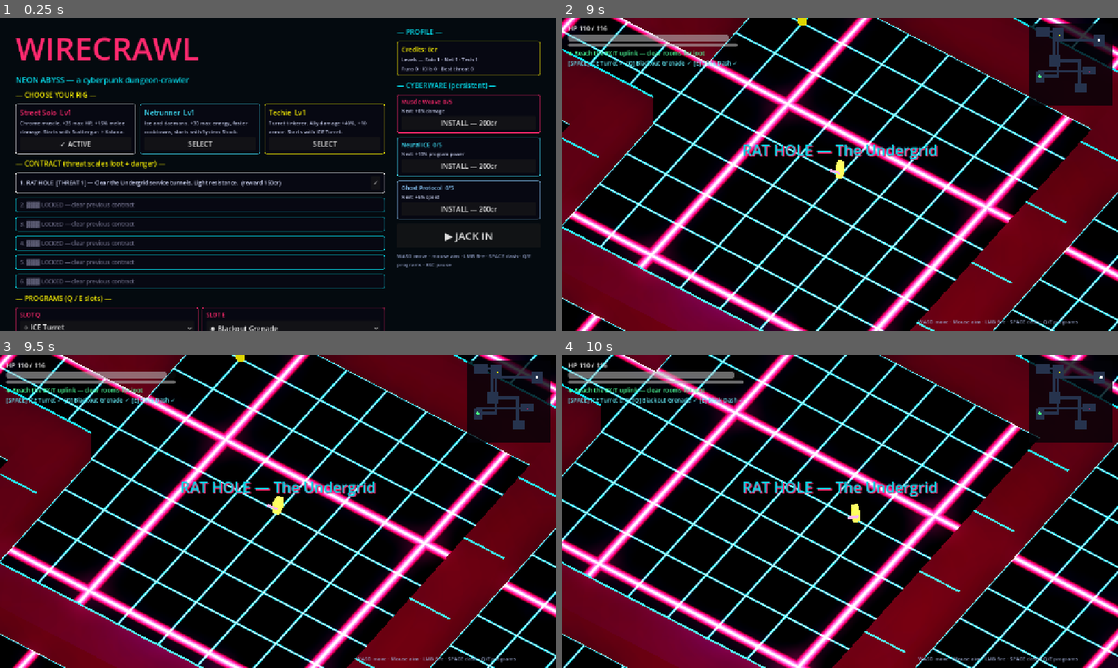
Above: before the commit, frames 1-4 (two rows, left to right).
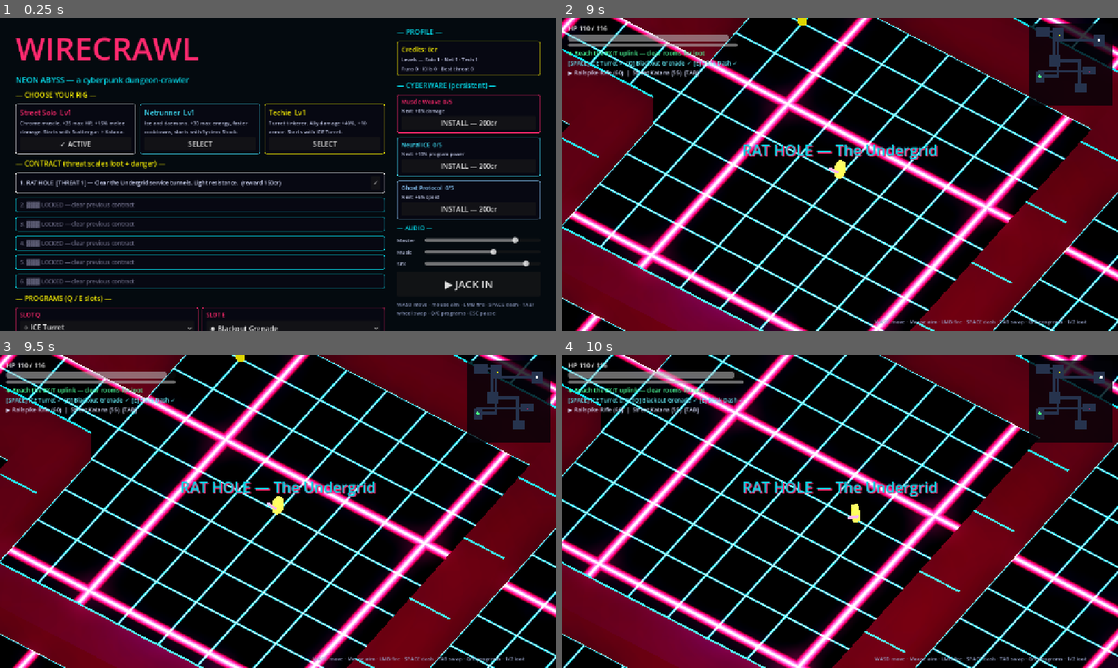
Above: after the commit, the same moments.

Repository: eternaldensity/WireCrawl
Game: Godot game, scene res://scenes/Main.tscn
The game is run twice, just before and just after one commit, with the same random seed, the same clock (stepped at 60 frames per second) and the same inputs.
Inputs (mouse positions are in pixels of both pictures, inside the frame that each line leads up to):
- Up to frame 1 (0.25 s): no input
- Up to frame 2 (9 s): click "✓ ACTIVE" at 0.5 s; click "SELECT" at 1.25 s; click "SELECT" at 2 s; click "SELECT" at 2.75 s; click "✓ ACTIVE" at 3.5 s; click "✓" at 4.25 s; click "⌖ ICE Turret" at 5 s; click "✸ Blackout Grenade" at 5.75 s; click "INSTALL — 200cr" at 6.5 s; click "INSTALL — 200cr" at 7.25 s; click "INSTALL — 200cr" at 8 s; click "▶ JACK IN" at 8.75 s
- Up to frame 3 (9.5 s): no input
- Up to frame 4 (10 s): tap Enter at 9.5 s; move the mouse to (962, 495) at 9.52 s; press the mouse at (962, 495) at 9.53 s; hold D (move_right) from 9.53 s (still down); tap Space (dash) at 9.6 s

The runs differ from the first frame. In frame 1, 1.4% of the frame differs, in the area x 71-96%, y 66-96%; in frame 2, 0.6%; in frame 3, 0.6%; in frame 4, 0.5%.

Commit message:
v0.3 loadout depth: weapon swap, loot choice, elites, pillars, dmg numbers
- Dual-weapon loadout (origin arm + sidearm), TAB/wheel swap, per-slot equip
- Loot-choice HUD panel with side-by-side DPS compare ([1]/[2]/click, 14s)
- Elite champions (12%: +80% HP, gold ring, bonus loot), cover pillars in
  large rooms, damage numbers on heavy/killing hits
- Title audio sliders persisted to profile; controls hints updated
- Rust: WCDungeonRust rooms export, ClassDB-preferred layout with fallback,
  determinism contract corrected to structural equivalence
- Verified: import clean, SimTest 63/63, balance mirror ALL PASS,
  cargo test 3/3, cdylib links + loads on 4.7.2, Rust-gen dungeon connected
  in-engine (binaries gitignored; template + sources committed)

Diff:
--- a/scripts/Main.gd
+++ b/scripts/Main.gd
@@ -30,6 +30,17 @@
 	_add_key("dash", [KEY_SPACE, KEY_SHIFT])
 	_add_key("program_1", [KEY_Q])
 	_add_key("program_2", [KEY_E])
+	_add_key("equip_1", [KEY_1])
+	_add_key("equip_2", [KEY_2])
+	if not InputMap.has_action("swap_weapon"):
+		InputMap.add_action("swap_weapon")
+		var tab := InputEventKey.new()
+		tab.physical_keycode = KEY_TAB
+		InputMap.action_add_event("swap_weapon", tab)
+		for wheel in [MOUSE_BUTTON_WHEEL_UP, MOUSE_BUTTON_WHEEL_DOWN]:
+			var mbw := InputEventMouseButton.new()
+			mbw.button_index = wheel
+			InputMap.action_add_event("swap_weapon", mbw)
 	if not InputMap.has_action("fire"):
 		InputMap.add_action("fire")
 		var mb := InputEventMouseButton.new()
@@ -134,6 +145,10 @@
 	right.add_child(_label("— CYBERWARE (persistent) —", NEON_CYAN, 16))
 	for track in ["muscle", "ice", "ghost"]:
 		right.add_child(_cyberware_row(track))
+	right.add_child(_label("— AUDIO —", NEON_CYAN, 14))
+	right.add_child(_volume_row("master_vol", "Master"))
+	right.add_child(_volume_row("music_vol", "Music"))
+	right.add_child(_volume_row("sfx_vol", "SFX"))
 	var launch := Button.new()
 	launch.text = "▶ JACK IN"
 	launch.custom_minimum_size = Vector2(0, 56)
@@ -142,7 +157,7 @@
 	launch.pressed.connect(func():
 		AudioDirector.play("ui")
 		start_dungeon())
-	var hint := _label("WASD move · mouse aim · LMB fire · SPACE dash · Q/E programs · ESC pause", Color(0.55, 0.6, 0.75), 12)
+	var hint := _label("WASD move · mouse aim · LMB fire · SPACE dash · TAB/wheel swap · Q/E programs · ESC pause", Color(0.55, 0.6, 0.75), 12)
 	right.add_child(hint)
 
 func _label(t: String, c: Color, fs: int) -> Label:
@@ -265,6 +280,24 @@
 		v.add_child(_label("MAXED", NEON_YELLOW, 11))
 	return p
 
+func _volume_row(setting: String, title: String) -> Control:
+	var h := HBoxContainer.new()
+	var l := _label(title, Color(0.75, 0.78, 0.9), 12)
+	l.custom_minimum_size = Vector2(60, 0)
+	h.add_child(l)
+	var slider := HSlider.new()
+	slider.min_value = 0.0
+	slider.max_value = 1.0
+	slider.step = 0.01
+	slider.value = float(SaveSystem.profile.get("settings", {}).get(setting, 0.8))
+	slider.size_flags_horizontal = Control.SIZE_EXPAND_FILL
+	h.add_child(slider)
+	slider.value_changed.connect(func(v: float):
+		SaveSystem.profile["settings"][setting] = v
+		SaveSystem.save_profile()
+		_apply_volumes())
+	return h
+
 func _rain_lines(parent: Control) -> void:
 	# subtle animated scanline overlay (cheap cyberpunk vibe)
 	var lines := ColorRect.new()
@@ -278,9 +311,14 @@
 	_clear()
 	var c: Dictionary = GameDB.CONTRACTS[clampi(sel_contract, 0, GameDB.CONTRACTS.size() - 1)]
 	var starter := LootFactory.roll_weapon(int(c["threat"]), 0.0, GameDB.ORIGINS[sel_origin]["weapon"], "common")
+	# Dual loadout: origin weapon + opposite-range sidearm (TAB/wheel swaps).
+	var side_id := "katana"
+	if GameDB.WEAPONS[starter["weapon_id"]]["slot"] == "melee":
+		side_id = "smg"
+	var sidearm := LootFactory.roll_weapon(1, 0.0, side_id, "common")
 	var armor := [LootFactory.roll_armor(1, 0.0)]
 	var progs: Array = [sel_prog1, sel_prog2, "blink"]
-	RunManager.start_run(sel_origin, c, starter, armor, progs)
+	RunManager.start_run(sel_origin, c, starter, sidearm, armor, progs)
 	dungeon = WCDungeon.new()
 	dungeon.setup(c)  # must run before add_child: _ready builds from layout
 	add_child(dungeon)
@@ -294,7 +332,9 @@
 	add_child(hud)
 	hud.dungeon = dungeon
 	hud.obj_label.text = "◈ Reach the EXIT uplink — clear rooms for loot"
-	dungeon.loot_offered.connect(func(item): hud._on_loot(item))
+	dungeon.loot_offered.connect(func(item):
+		hud._on_loot(item)
+		hud.show_loot(item))
 	dungeon.extraction_ready.connect(func(): hud.announce("EXTRACT — HEAD TO THE GREEN BEAM", Color(0.3, 1.0, 0.5)))
 	if not RunManager.run_ended.is_connected(_on_run_ended):
 		RunManager.run_ended.connect(_on_run_ended)
--- a/scripts/dungeon/Dungeon.gd
+++ b/scripts/dungeon/Dungeon.gd
@@ -32,7 +32,21 @@
 	contract = p_contract
 	threat = int(p_contract.get("threat", 1))
 	var room_target: int = int(p_contract.get("rooms", 9))
-	layout = DungeonGen.generate(threat, room_target)
+	layout = _generate_layout(threat, room_target)
+
+static func rust_available() -> bool:
+	return ClassDB.class_exists("WCDungeonRust")
+
+func _generate_layout(p_threat: int, room_target: int) -> Dictionary:
+	## Prefer the compiled Rust core when present; GDScript fallback otherwise.
+	if rust_available():
+		var rust = ClassDB.instantiate("WCDungeonRust")
+		var seed := randi()
+		var d: Dictionary = rust.call("generate", seed, p_threat, room_target)
+		rust.free()
+		if not d.is_empty() and (d.get("rooms") as Array).size() >= room_target:
+			return d
+	return DungeonGen.generate(p_threat, room_target)
 
 func _ready() -> void:
 	_build_environment()
@@ -335,6 +349,39 @@
 			placed += 1
 			if placed > 40:
 				break
+		# cover pillars in large rooms (combat geometry)
+		if room.size.x >= 10 and room.size.y >= 9 and rng.randf() < 0.55:
+			var center := Vector2i(room.position.x + room.size.x / 2, room.position.y + room.size.y / 2)
+			for _pi in rng.randi_range(1, 2):
+				var pc := Vector2i(rng.randi_range(room.position.x + 2, room.position.x + room.size.x - 3),
+					rng.randi_range(room.position.y + 2, room.position.y + room.size.y - 3))
+				if pc == center or pc == center + Vector2i(1, 0):
+					continue
+				if tiles[pc.y * w + pc.x] == DungeonGen.TILE_VOID:
+					continue
+				_pillar(props, _cell_to_world(pc), rng)
+
+func _pillar(parent: Node, pos: Vector3, rng: RandomNumberGenerator) -> void:
+	var pillar := MeshInstance3D.new()
+	var bm := BoxMesh.new()
+	bm.size = Vector3(2.2, 4.2, 2.2)
+	pillar.mesh = bm
+	var mat := StandardMaterial3D.new()
+	mat.albedo_color = Color(0.04, 0.04, 0.09)
+	mat.emission_enabled = true
+	mat.emission = Color(0.02, 0.85, 0.91) if rng.randf() < 0.5 else Color(1.0, 0.16, 0.43)
+	mat.emission_energy_multiplier = 0.7
+	mat.metallic = 0.6
+	mat.roughness = 0.45
+	pillar.material_override = mat
+	pillar.position = pos + Vector3(0, 2.1, 0)
+	parent.add_child(pillar)
+	var cs := CollisionShape3D.new()
+	var bs := BoxShape3D.new()
+	bs.size = Vector3(2.2, 4.2, 2.2)
+	cs.shape = bs
+	cs.position = pillar.position
+	parent.add_child(cs)
 
 func _holo_pillar(parent: Node, pos: Vector3, col: Color) -> void:
 	var pillar := MeshInstance3D.new()
@@ -452,6 +499,9 @@
 			var ek := _pick_enemy(rng, keys)
 			var e := WCEnemy.spawn(self, ek, _cell_to_world(cell) + Vector3(0, 0.5, 0), threat)
 			e.dungeon = self
+			if rng.randf() < 0.12 and not e.is_boss:
+				e.make_elite()
+				float_text(e.global_position + Vector3(0, 2.6, 0), "★ ELITE", Color(0.976, 0.941, 0.008))
 			enemies_alive += 1
 		# loot chest in loot rooms
 		if _room_has_tile(room, DungeonGen.TILE_LOOT):
@@ -546,13 +596,15 @@
 		WCPickup.spawn(self, e.global_position, "health", 15)
 	if rng.randf() < 0.12:
 		WCPickup.spawn(self, e.global_position, "energy", 20)
-	var drop_chance := 0.10 + 0.03 * threat + (0.5 if e.is_boss else 0.0)
+	var drop_chance := 0.10 + 0.03 * threat + (0.5 if e.is_boss else 0.0) + (0.35 if e.elite else 0.0)
 	if rng.randf() < drop_chance:
-		var item := LootFactory.roll_weapon(threat, RunManager.luck + (1.0 if e.is_boss else 0.0))
+		var item := LootFactory.roll_weapon(threat, RunManager.luck + (1.0 if e.is_boss else 0.0) + (0.5 if e.elite else 0.0))
 		RunManager.register_loot(item)
 		WCPickup.spawn(self, e.global_position, "loot", 0, item)
 		float_text(e.global_position + Vector3(0, 3, 0),
 			"◈ " + String(item["name"]), GameDB.RARITY_COLORS[item["rarity"]])
+	if e.elite:
+		float_text(e.global_position + Vector3(0, 4, 0), "ELITE DOWN", Color(0.976, 0.941, 0.008))
 	if e.is_boss:
 		RunManager.boss_dead = true
 		float_text(e.global_position + Vector3(0, 4, 0), "TARGET DOWN — EXTRACT!", Color(0.3, 1.0, 0.5))
@@ -619,15 +671,11 @@
 		best.statuses["shocked"] = 3.0
 
 func offer_loot(item: Dictionary) -> void:
+	## Loot choice flows to the HUD panel ([1]/[2]/click); no auto-equip.
 	loot_offered.emit(item)
-	# auto-compare: equip if strictly better DPS and same-or-better rarity tier
-	var cur: Dictionary = RunManager.loadout.get("primary", {})
-	if cur.is_empty() or float(item.get("dps", 0)) > float(cur.get("dps", 0)) * 1.08:
-		RunManager.loadout["primary"] = item
-		player.weapon = item
-		player.wbase = GameDB.WEAPONS[String(item.get("weapon_id", "smg"))]
-		float_text(player.global_position + Vector3(0, 2.6, 0),
-			"AUTO-EQUIPPED: " + String(item["name"]), GameDB.RARITY_COLORS[item["rarity"]])
+	if player != null and is_instance_valid(player):
+		float_text(player.global_position + Vector3(0, 3.0, 0),
+			"◈ " + String(item["name"]), GameDB.RARITY_COLORS[item["rarity"]])
 
 # ---------------- FX ----------------
 func hitstop(scale := 0.25, dur := 0.06) -> void:
@@ -637,6 +685,23 @@
 	await get_tree().create_timer(dur, true, false, true).timeout
 	if token == _slowmo_token and not get_tree().paused:
 		Engine.time_scale = 1.0
+
+func spawn_damage_number(pos: Vector3, amount: float, killing := false) -> void:
+	var label := Label3D.new()
+	label.text = "%d" % int(amount)
+	label.font_size = 96 if killing else 48
+	label.pixel_size = 0.008
+	label.modulate = Color(0.976, 0.941, 0.008) if killing else Color(1, 1, 1, 0.9)
+	label.outline_size = 8
+	label.billboard = BaseMaterial3D.BILLBOARD_ENABLED
+	label.no_depth_test = true
+	float_layer.add_child(label)
+	label.global_position = pos + Vector3(randf_range(-0.4, 0.4), 0, 0)
+	var tw := label.create_tween()
+	tw.set_parallel(true)
+	tw.tween_property(label, "position:y", label.position.y + 1.2, 0.55)
+	tw.tween_property(label, "modulate:a", 0.0, 0.55)
+	tw.chain().tween_callback(label.queue_free)
 
 func float_text(pos: Vector3, text: String, color: Color) -> void:
 	var label := Label3D.new()
--- a/scripts/entities/Enemy.gd
+++ b/scripts/entities/Enemy.gd
@@ -27,6 +27,7 @@
 var target: Node3D = null
 var flying := false
 var dead := false
+var elite := false
 var _t := 0.0
 var _body: MeshInstance3D
 var _ring: MeshInstance3D
@@ -127,6 +128,22 @@
 	scale = Vector3.ONE * 0.05
 	var pop := create_tween()
 	pop.tween_property(self, "scale", Vector3.ONE, 0.32).set_trans(Tween.TRANS_BACK).set_ease(Tween.EASE_OUT)
+
+func make_elite() -> void:
+	## Champion modifier: +80% HP, +25% dmg, gold ring, bonus loot on death.
+	if elite or is_boss:
+		return
+	elite = true
+	max_hp *= 1.8
+	hp = max_hp
+	dmg *= 1.25
+	xp *= 2
+	creds *= 2
+	scale *= 1.18
+	if _ring != null:
+		var rm := _ring.material_override as StandardMaterial3D
+		rm.emission = Color(0.976, 0.941, 0.008)
+		rm.albedo_color = rm.emission
 
 func _physics_process(delta: float) -> void:
 	if dead:
@@ -293,6 +310,11 @@
 			return
 	_damage_raw(amount * mult)
 	_flash()
+	# damage numbers for heavy hits and killing blows
+	if dungeon != null and dungeon.has_method("spawn_damage_number"):
+		if hp <= 0.0 or amount * mult >= max_hp * 0.06:
+			dungeon.spawn_damage_number(global_position + Vector3(0, 2.0, 0),
+				amount * mult, hp <= 0.0)
 	if hp <= 0.0:
 		_die()
 
--- a/scripts/entities/Player.gd
+++ b/scripts/entities/Player.gd
@@ -162,6 +162,8 @@
 	# fire
 	if Input.is_action_just_pressed("dash"):
 		try_dash()
+	if InputMap.has_action("swap_weapon") and Input.is_action_just_pressed("swap_weapon"):
+		swap_weapon()
 	if Input.is_action_just_pressed("program_1"):
 		cast_program(0)
 	if Input.is_action_just_pressed("program_2"):
@@ -266,6 +268,34 @@
 			GameDB.DAMAGE_COLORS.get(dtype, Color.WHITE))
 	fired.emit()
 
+func swap_weapon() -> void:
+	var sec: Dictionary = RunManager.loadout.get("secondary", {})
+	if sec.is_empty():
+		return
+	RunManager.loadout["secondary"] = weapon
+	RunManager.loadout["primary"] = sec
+	weapon = sec
+	wbase = GameDB.WEAPONS.get(String(weapon.get("weapon_id", "smg")), GameDB.WEAPONS["smg"])
+	fire_cd = maxf(fire_cd, 0.25)
+	AudioDirector.play("ui")
+	if dungeon != null and dungeon.has_method("float_text"):
+		dungeon.float_text(global_position + Vector3(0, 2.2, 0),
+			"▶ " + String(weapon.get("name", "?")),
+			GameDB.RARITY_COLORS.get(String(weapon.get("rarity", "common")), Color.WHITE))
+
+func equip_item(item: Dictionary, slot: String) -> void:
+	if slot != "primary" and slot != "secondary":
+		slot = "primary"
+	RunManager.loadout[slot] = item
+	if slot == "primary":
+		weapon = item
+		wbase = GameDB.WEAPONS.get(String(item.get("weapon_id", "smg")), GameDB.WEAPONS["smg"])
+	AudioDirector.play("levelup")
+	if dungeon != null and dungeon.has_method("float_text"):
+		dungeon.float_text(global_position + Vector3(0, 2.4, 0),
+			"EQUIPPED [%s]: %s" % [slot.to_upper(), String(item.get("name", "?"))],
+			GameDB.RARITY_COLORS.get(String(item.get("rarity", "common")), Color.WHITE))
+
 func try_dash() -> void:
 	if dash_cd > 0.0:
 		return
--- a/scripts/systems/RunManager.gd
+++ b/scripts/systems/RunManager.gd
@@ -38,10 +38,10 @@
 var boss_spawned := false
 var boss_dead := false
 var extracted := false
-var loadout := {"primary": {}, "armor": [], "programs": ["blink"]}
+var loadout := {"primary": {}, "secondary": {}, "armor": [], "programs": ["blink"]}
 var statuses := {}
 
-func start_run(p_origin: String, p_contract: Dictionary, primary: Dictionary, armor_pieces: Array, programs: Array) -> void:
+func start_run(p_origin: String, p_contract: Dictionary, primary: Dictionary, secondary: Dictionary, armor_pieces: Array, programs: Array) -> void:
 	origin = p_origin
 	contract = p_contract
 	threat = int(p_contract.get("threat", 1))
@@ -68,7 +68,7 @@
 	boss_spawned = false
 	boss_dead = false
 	extracted = false
-	loadout = {"primary": primary, "armor": armor_pieces, "programs": programs}
+	loadout = {"primary": primary, "secondary": secondary, "armor": armor_pieces, "programs": programs}
 	statuses = SynergyEngine.empty_statuses()
 	active = true
 	_apply_armor_stats()
--- a/scripts/ui/HUD.gd
+++ b/scripts/ui/HUD.gd
@@ -14,6 +14,11 @@
 var boss_label: Label
 var boss_box: Control
 var prog_labels: Array = []
+var weapon_label: Label
+var loot_panel: PanelContainer
+var loot_rich: RichTextLabel
+var pending_loot := {}
+var loot_timer := 0.0
 var vignette: ColorRect
 var _feed_lines: Array = []
 var _announce_t := 0.0
@@ -79,6 +84,10 @@
 		l.add_theme_color_override("font_color", Color(0.4, 0.95, 1.0))
 		progs.add_child(l)
 		prog_labels.append(l)
+	weapon_label = Label.new()
+	weapon_label.add_theme_font_size_override("font_size", 13)
+	weapon_label.add_theme_color_override("font_color", Color(0.85, 0.88, 1.0))
+	vitals.add_child(weapon_label)
 	# top-right minimap + threat
 	minimap = _Minimap.new()
 	minimap.custom_minimum_size = Vector2(190, 190)
@@ -124,13 +133,14 @@
 	add_child(announce_label)
 	# controls hint bottom-right
 	var hint := Label.new()
-	hint.text = "WASD move · Mouse aim · LMB fire · SPACE dash · Q/E programs"
+	hint.text = "WASD move · Mouse aim · LMB fire · SPACE dash · TAB swap · Q/E programs · 1/2 loot"
 	hint.set_anchors_preset(Control.PRESET_BOTTOM_RIGHT)
-	hint.position = Vector2(-460, -30)
+	hint.position = Vector2(-560, -30)
 	hint.add_theme_font_size_override("font_size", 12)
 	hint.add_theme_color_override("font_color", Color(0.6, 0.65, 0.8))
 	hint.mouse_filter = Control.MOUSE_FILTER_IGNORE
 	add_child(hint)
+	_build_loot_panel()
 	_refresh_bars()
 
 func _process(delta: float) -> void:
@@ -145,6 +155,17 @@
 		boss_bar.value = (dungeon.boss as WCEnemy).hp
 	elif boss_box != null:
 		boss_box.visible = false
+	if loot_timer > 0.0:
+		loot_timer -= delta
+		if loot_timer <= 0.0:
+			loot_panel.visible = false
+			pending_loot = {}
+	if dungeon != null and dungeon.player != null and is_instance_valid(dungeon.player):
+		var wp: Dictionary = dungeon.player.weapon
+		var ws: Dictionary = RunManager.loadout.get("secondary", {})
+		weapon_label.text = "▶ %s (%.0f)  |  %s (%.0f)  [TAB]" % [
+			String(wp.get("name", "?")), float(wp.get("dps", 0)),
+			String(ws.get("name", "—")), float(ws.get("dps", 0))]
 	# program cooldown labels
 	if dungeon != null and dungeon.player != null and is_instance_valid(dungeon.player):
 		var p: WCPlayer = dungeon.player
@@ -157,6 +178,71 @@
 				(prog_labels[i] as Label).text = "[%s] %s %.1fs" % [key, pd.get("name", "Dash"), cd]
 			else:
 				(prog_labels[i] as Label).text = "[%s] %s ✓" % [key, pd.get("name", "Dash")]
+
+func _build_loot_panel() -> void:
+	loot_panel = PanelContainer.new()
+	loot_panel.set_anchors_preset(Control.PRESET_CENTER_BOTTOM)
+	loot_panel.position = Vector2(-260, -300)
+	loot_panel.custom_minimum_size = Vector2(520, 0)
+	var s := _panel_style(Color(0.976, 0.941, 0.008))
+	loot_panel.add_theme_stylebox_override("panel", s)
+	add_child(loot_panel)
+	var v := VBoxContainer.new()
+	v.add_theme_constant_override("separation", 4)
+	loot_panel.add_child(v)
+	loot_rich = RichTextLabel.new()
+	loot_rich.bbcode_enabled = true
+	loot_rich.fit_content = true
+	loot_rich.scroll_active = false
+	loot_rich.custom_minimum_size = Vector2(500, 90)
+	v.add_child(loot_rich)
+	var row := HBoxContainer.new()
+	row.add_theme_constant_override("separation", 8)
+	v.add_child(row)
+	var b1 := Button.new()
+	b1.text = "[1] PRIMARY"
+	row.add_child(b1)
+	b1.pressed.connect(func(): choose_loot("primary"))
+	var b2 := Button.new()
+	b2.text = "[2] SECONDARY"
+	row.add_child(b2)
+	b2.pressed.connect(func(): choose_loot("secondary"))
+	var bx := Button.new()
+	bx.text = "LEAVE"
+	row.add_child(bx)
+	bx.pressed.connect(func(): loot_panel.visible = false)
+	loot_panel.visible = false
+
+func show_loot(item: Dictionary) -> void:
+	pending_loot = item
+	loot_timer = 14.0
+	var col: Color = GameDB.RARITY_COLORS.get(String(item.get("rarity", "common")), Color.WHITE)
+	var cur1: Dictionary = RunManager.loadout.get("primary", {})
+	var cur2: Dictionary = RunManager.loadout.get("secondary", {})
+	loot_rich.text = "[color=#%s][b]%s[/b][/color] [color=#8888aa](%s, %.0f dps)[/color]\n[color=#aaaabb]vs %s (%.0f) / %s (%.0f) — [1] primary · [2] secondary[/color]" % [
+		col.to_html(false), String(item.get("name", "?")),
+		String(item.get("rarity", "")).capitalize(), float(item.get("dps", 0)),
+		String(cur1.get("name", "—")), float(cur1.get("dps", 0)),
+		String(cur2.get("name", "—")), float(cur2.get("dps", 0))]
+	loot_panel.visible = true
+
+func choose_loot(slot: String) -> void:
+	if pending_loot.is_empty() or dungeon == null:
+		return
+	if dungeon.player != null and is_instance_valid(dungeon.player):
+		dungeon.player.equip_item(pending_loot, slot)
+	pending_loot = {}
+	loot_panel.visible = false
+
+func _unhandled_input(event: InputEvent) -> void:
+	if not loot_panel.visible or pending_loot.is_empty():
+		return
+	if event.is_action_pressed("equip_1"):
+		choose_loot("primary")
+		get_viewport().set_input_as_handled()
+	elif event.is_action_pressed("equip_2"):
+		choose_loot("secondary")
+		get_viewport().set_input_as_handled()
 
 func announce(text: String, color := Color.WHITE) -> void:
 	announce_label.text = text
--- a/tests/SimTest.gd
+++ b/tests/SimTest.gd
@@ -16,6 +16,7 @@
 	_test_run_manager()
 	_test_save_roundtrip()
 	await _test_dungeon_boot()
+	await _test_rust_backend()
 	print("---- SIMTEST: %d passed, %d failed ----" % [passes, failures])
 	get_tree().quit(1 if failures > 0 else 0)
 
@@ -27,6 +28,9 @@
 	_add_test_key("dash", [KEY_SPACE])
 	_add_test_key("program_1", [KEY_Q])
 	_add_test_key("program_2", [KEY_E])
+	_add_test_key("swap_weapon", [KEY_TAB])
+	_add_test_key("equip_1", [KEY_1])
+	_add_test_key("equip_2", [KEY_2])
 	if not InputMap.has_action("fire"):
 		InputMap.add_action("fire")
 
@@ -38,10 +42,23 @@
 		ev.physical_keycode = kc
 		InputMap.action_add_event(action, ev)
 
+func _test_rust_backend() -> void:
+	if not WCDungeon.rust_available():
+		_check(true, "rust_absent_fallback_ok")
+		return
+	_check(true, "rust_backend_present")
+	var rust = ClassDB.instantiate("WCDungeonRust")
+	var d: Dictionary = rust.call("generate", 1234, 3, 9)
+	rust.free()
+	_check(not d.is_empty() and (d.get("rooms") as Array).size() >= 9, "rust_room_count")
+	_check(_connected(d), "rust_dungeon_connected")
+	_check(d.get("rust", false) == true, "rust_backend_flag")
+
 func _test_dungeon_boot() -> void:
 	_ensure_test_input()
 	var starter: Dictionary = LootFactory.roll_weapon(1, 0.0, "smg", "common")
-	RunManager.start_run("solo", GameDB.CONTRACTS[0], starter, [], ["blink", "ice_turret", "blackout"])
+	var sidearm: Dictionary = LootFactory.roll_weapon(1, 0.0, "katana", "common")
+	RunManager.start_run("solo", GameDB.CONTRACTS[0], starter, sidearm, [], ["blink", "ice_turret", "blackout"])
 	var dng := WCDungeon.new()
 	dng.setup(GameDB.CONTRACTS[0])
 	add_child(dng)
@@ -53,6 +70,11 @@
 	_check(dng.cam != null, "dungeon_camera")
 	var foes := get_tree().get_nodes_in_group("enemies")
 	_check(not foes.is_empty(), "enemies_in_tree")
+	if foes.size() > 1:
+		var champ: WCEnemy = foes[1] as WCEnemy
+		var chp0: float = champ.max_hp
+		champ.make_elite()
+		_check(champ.elite and champ.max_hp > chp0, "elite_modifier")
 	if not foes.is_empty():
 		var e: WCEnemy = foes[0] as WCEnemy
 		var kills0: int = RunManager.kills
@@ -67,6 +89,14 @@
 		dng.summon_hound(dng.player.global_position)
 		await get_tree().physics_frame
 		_check(not get_tree().get_nodes_in_group("allies").is_empty(), "allies_deploy")
+	# weapon swap + equip paths
+	var first_id: String = dng.player.weapon.get("weapon_id", "?")
+	dng.player.swap_weapon()
+	_check(String(dng.player.weapon.get("weapon_id", "?")) != first_id, "weapon_swap",
+		"(%s -> %s)" % [first_id, String(dng.player.weapon.get("weapon_id", "?"))])
+	var better: Dictionary = LootFactory.roll_weapon(6, 3.0, "railspike", "legendary")
+	dng.player.equip_item(better, "primary")
+	_check(String(RunManager.loadout["primary"].get("weapon_id", "")) == "railspike", "equip_item")
 	dng.queue_free()
 	RunManager.end_run(false)
 
@@ -158,7 +188,8 @@
 
 func _test_run_manager() -> void:
 	var starter: Dictionary = LootFactory.roll_weapon(1, 0.0, "smg", "common")
-	RunManager.start_run("solo", GameDB.CONTRACTS[0], starter, [], ["blink", "ice_turret", "blackout"])
+	var sidearm: Dictionary = LootFactory.roll_weapon(1, 0.0, "katana", "common")
+	RunManager.start_run("solo", GameDB.CONTRACTS[0], starter, sidearm, [], ["blink", "ice_turret", "blackout"])
 	_check(RunManager.active and RunManager.hp == RunManager.max_hp, "run_starts_full_hp",
 		"(%.0f)" % RunManager.hp)
 	var hp0: float = RunManager.hp
Not shown, changed: SCORE.md
Not shown, changed: SYSTEMS.md
Not shown, added: rust_ext/Cargo.lock
Not shown, changed: rust_ext/src/lib.rs
